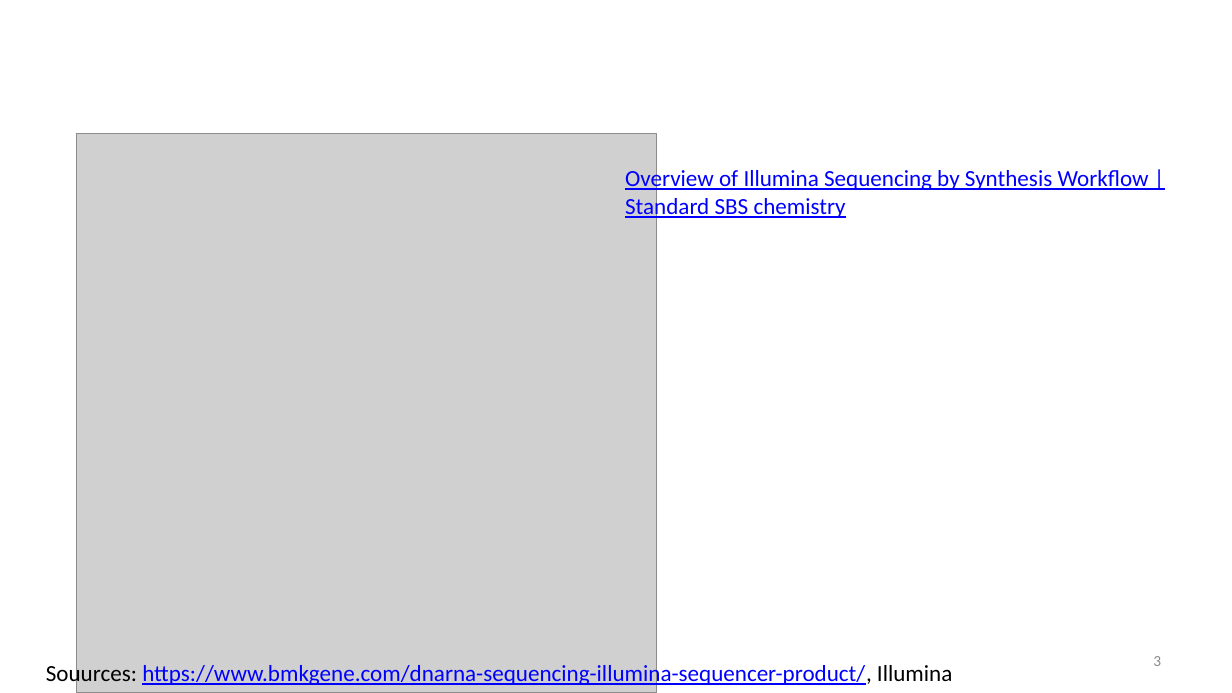
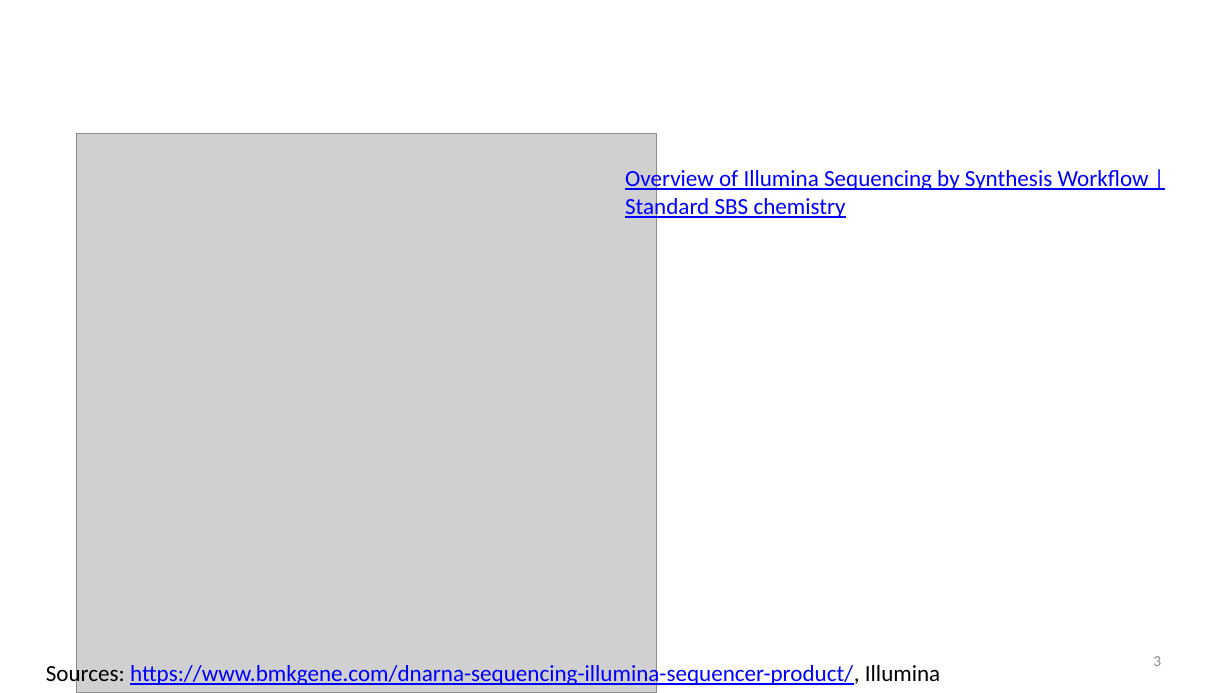
Before and after one commit to alekseyzimin/BME-Algorithms-for-Analysis-of-Genomic-Data, a slide deck: slide 3 of Fall 2026/Week 4 -- Genome Sequencing and Assembly Algorithms.pptx. Drawn at 1232x693 pixels with LibreOffice and Linux fonts; fonts in the diff are those of the drawing; grey boxes stand for pictures; background and template pictures are left out. Boxes give left, top, right and bottom in pixels: in the first picture for what was removed or moved away, otherwise in the second. Text is boxed around its words. In the diff, an @@ line names an element or a change of style, - is before the commit and + after.

```diff
--- a/Fall 2026/Week 4 -- Genome Sequencing and Assembly Algorithms.pptx
+++ b/Fall 2026/Week 4 -- Genome Sequencing and Assembly Algorithms.pptx
@@ text at <box>46,661,940,687</box>: text changed @@
-Souurces: https://www.bmkgene.com/dnarna-sequencing-illumina-sequencer-product/, Illumina
+Sources: https://www.bmkgene.com/dnarna-sequencing-illumina-sequencer-product/, Illumina
```
Also in this commit, not shown: 2 other slides changed.
